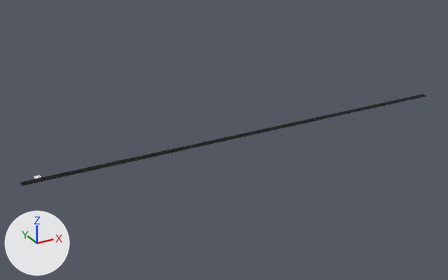
What one commit did to the Blender file Road.blend.
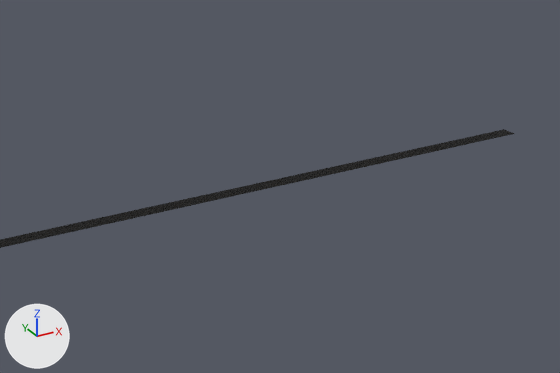
The first picture shows the older version from a camera (50 mm lens) standing at (-254.0, -387.0, 193.0) and looking at (-35.0, 11.0, -6.0). The close-ups show both versions on the part from 45% to 100% of the width and 13% to 72% of the height of that picture; other places that the commit changed are outside them. Lighting does not change. The marker at lower left points along +X, +Y and +Z.
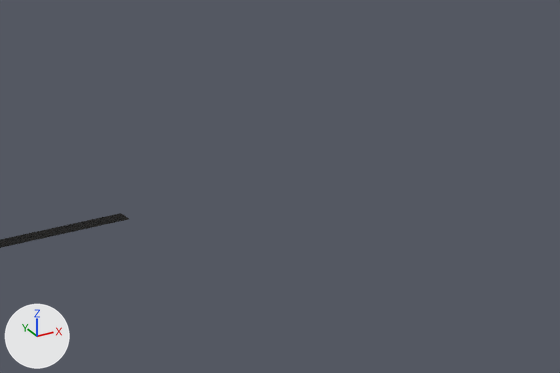
Where the change shows, as pixel boxes [x1, y1, x2, y2] in the close-ups (560 x 373 px):
```json
{"object": "Plane", "change": "hidden", "before": [121, 129, 514, 219]}
```

The change, as JSON lines over the scene's bpy script:
```json
{"op": "add", "block": "ob_plane", "code": "ob_plane.hide_set(True)"}
```
